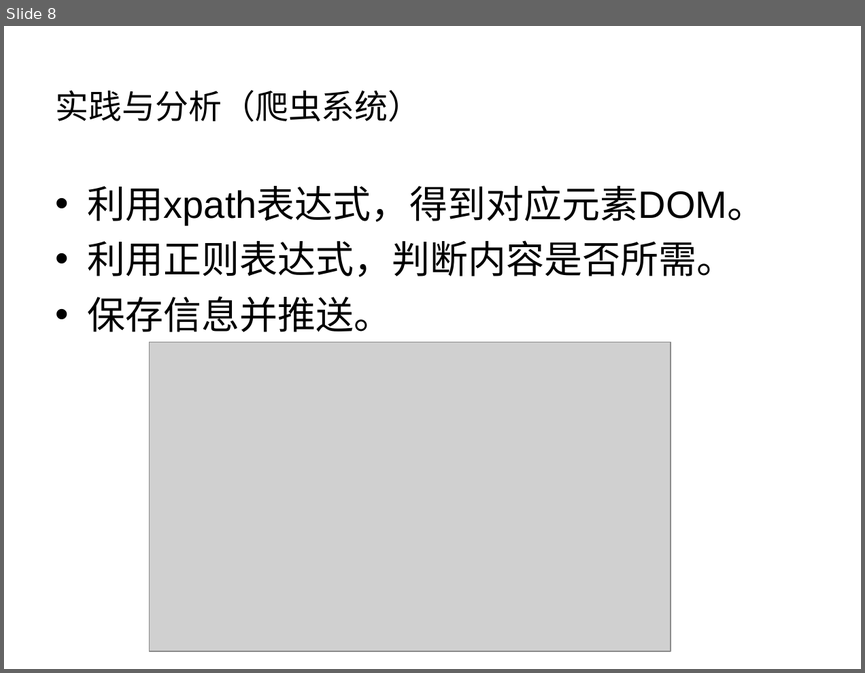
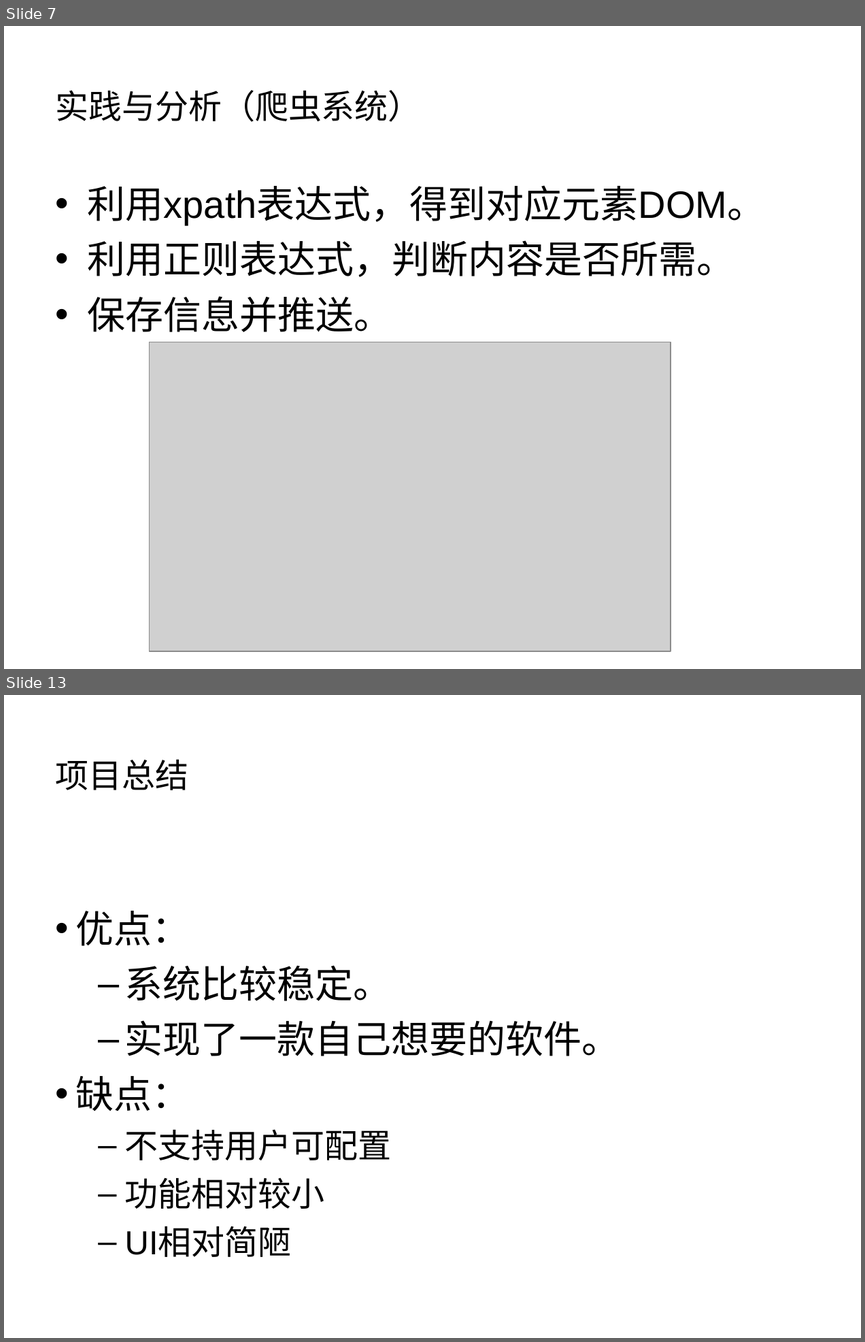
Before and after one commit to liuweiming1997/extensions, a slide deck: 论文.ppt. Shown one above the other, each under a label of ours: slide 8 before the commit, slides 7 and 13 after it; the slides between them are not shown. The pictures are 865x673 and 865x1342 pixels, drawn with LibreOffice and Linux fonts; fonts in the diff are those of the drawing; grey boxes stand for pictures. Boxes give left, top, right and bottom in pixels: in the first picture for what was removed or moved away, otherwise in the second. Text is boxed around its words. In the diff, an @@ line names an element or a change of style, - is before the commit and + after.

```diff
--- a/论文.ppt
+++ b/论文.ppt
@@ slide 13 added at bbox=[4, 695, 861, 1338], background #FFFFFF @@
@@ title added at bbox=[55, 759, 188, 790], 28 pt, text #000000 @@
+项目总结
@@ text added at bbox=[75, 911, 620, 1257], 32 pt, text #000000 @@
+• 优点：
+  – 系统比较稳定。
+  – 实现了一款自己想要的软件。
+• 缺点：
+  – 不支持用户可配置
+  – 功能相对较小
+  – UI相对简陋
@@ what was slide 8 is now slide 7 @@
```
Also in this commit, not shown: 4 slides changed, 4 other slides added, 2 slides removed.
